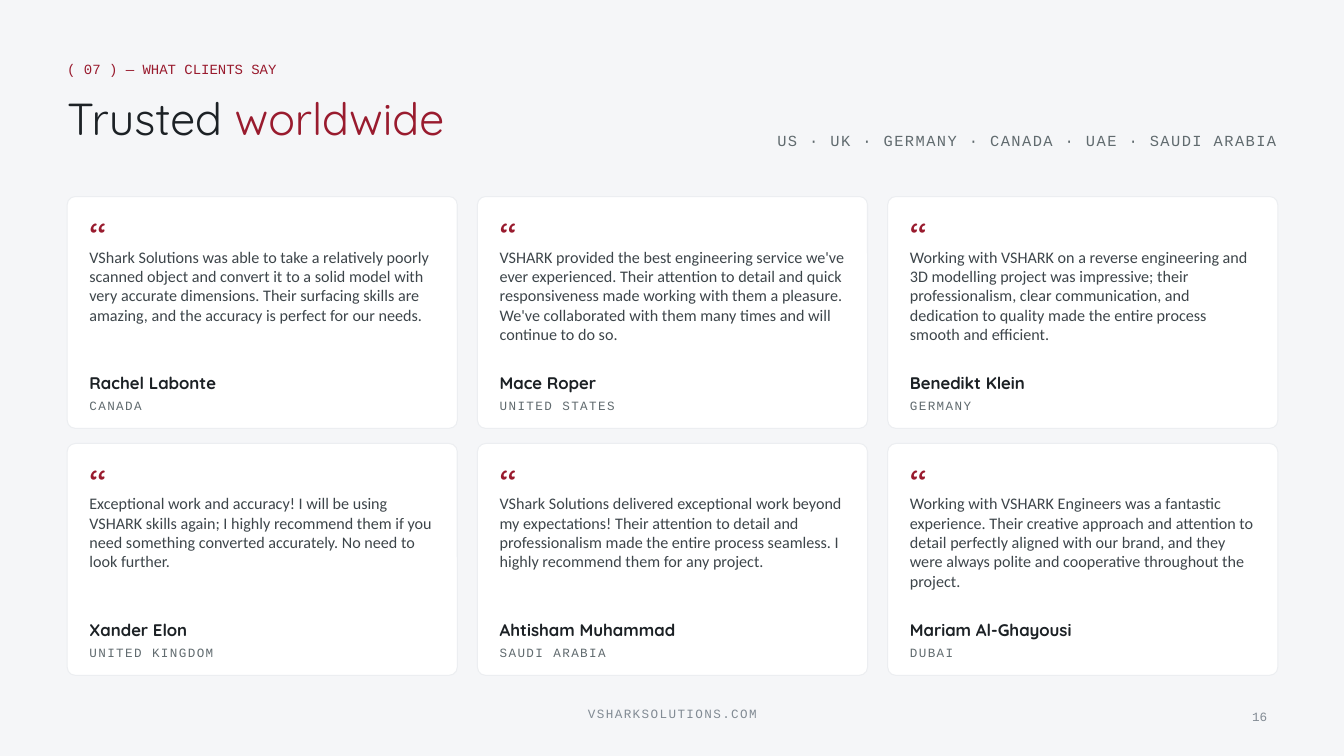
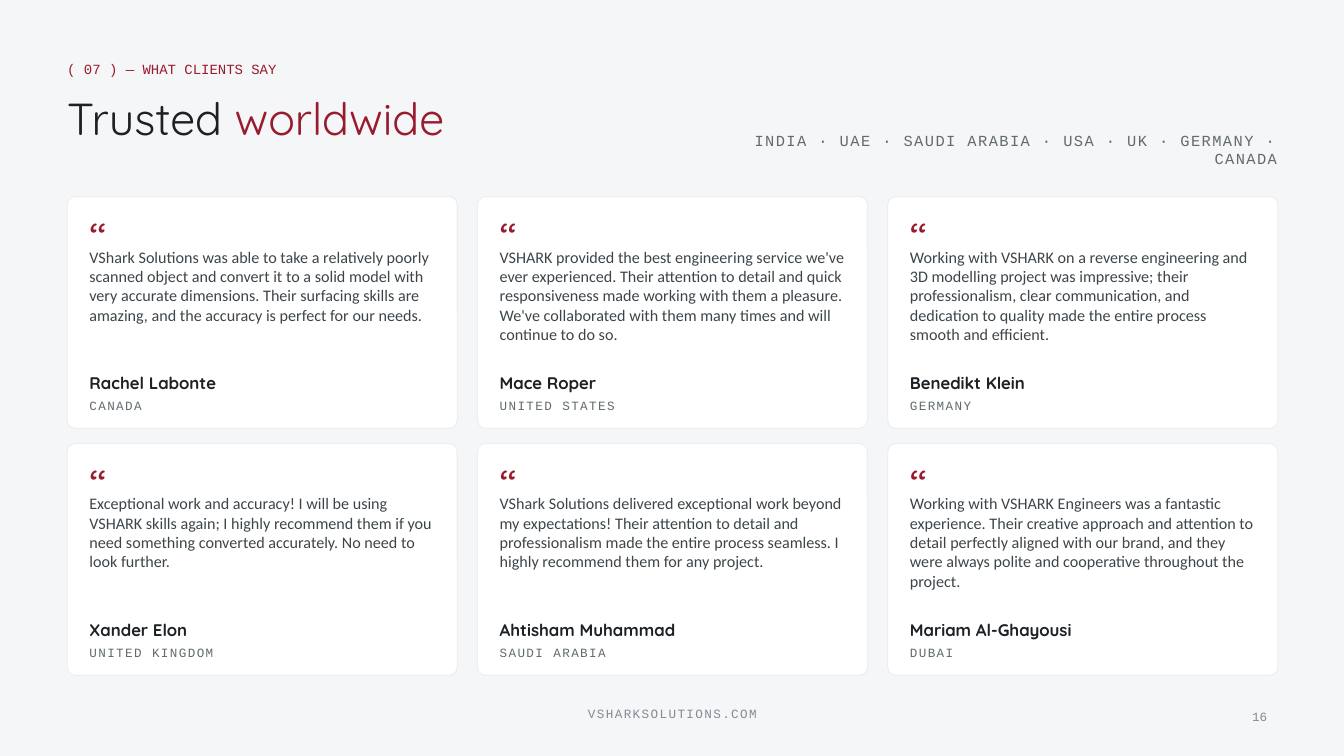
Before and after one commit to vsharkindia/vshark-website, a slide deck: slide 16 of collateral/VShark-Presentation.pptx. Drawn at 1344x756 pixels with LibreOffice and Linux fonts; fonts in the diff are those of the drawing; background and template pictures are left out. Boxes give left, top, right and bottom in pixels: in the first picture for what was removed or moved away, otherwise in the second. Text is boxed around its words. In the diff, an @@ line names an element or a change of style, - is before the commit and + after.

```diff
--- a/collateral/VShark-Presentation.pptx
+++ b/collateral/VShark-Presentation.pptx
@@ text at [755,136,1277,164]: text changed @@
-US · UK · GERMANY · CANADA · UAE · SAUDI ARABIA
+INDIA · UAE · SAUDI ARABIA · USA · UK · GERMANY · CANADA
```
Also in this commit, not shown: 9 other slides changed, 48 other files.
